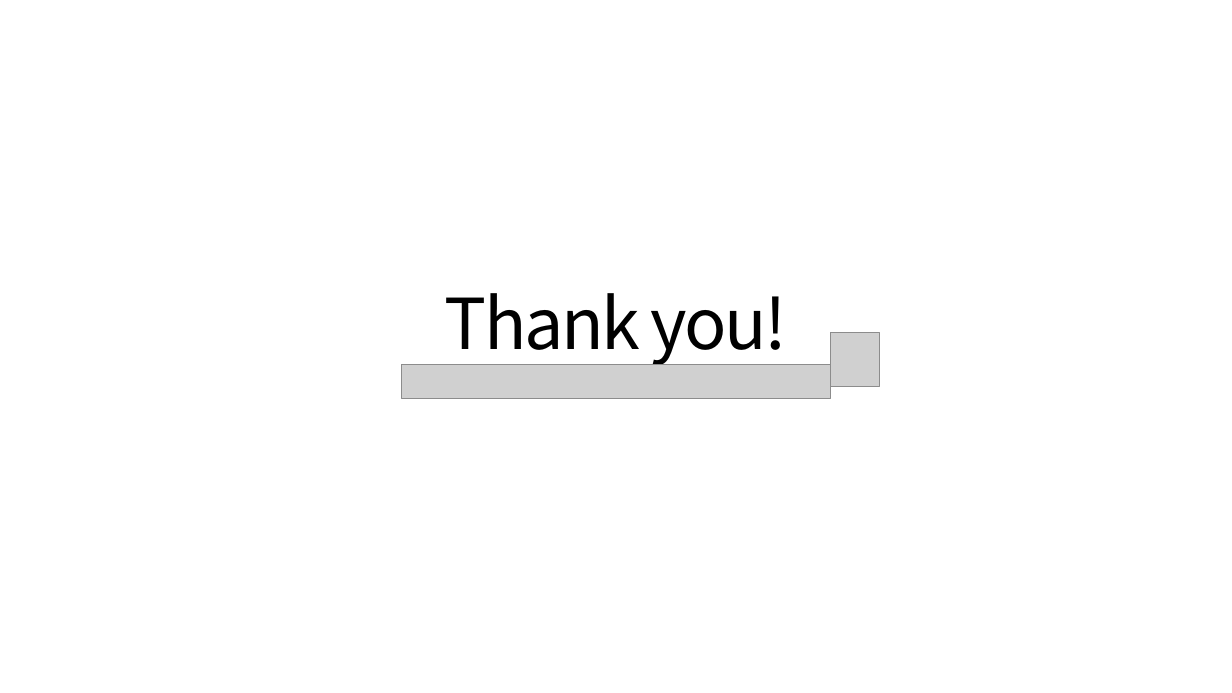
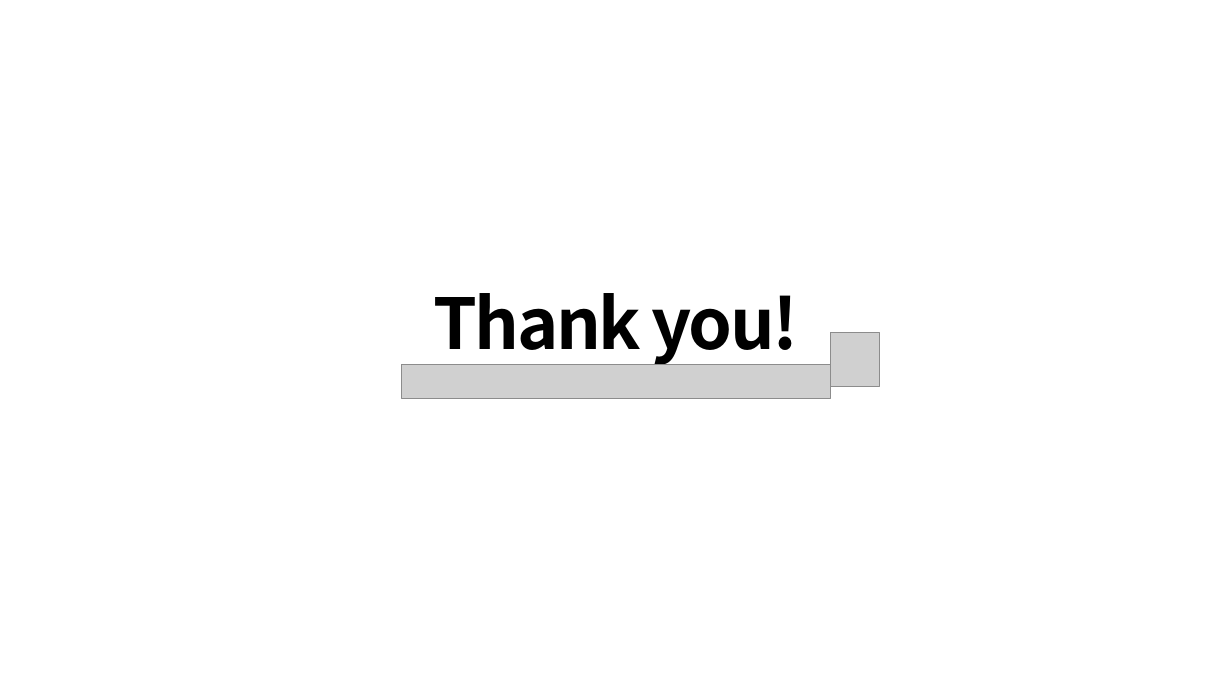
Before and after one commit to Hwan0808/Capstone_Project, a slide deck: slide 11 of 종합프로젝트설계_발표자료.pptx. Drawn at 1232x693 pixels with LibreOffice and Linux fonts; fonts in the diff are those of the drawing; grey boxes stand for pictures. Boxes give left, top, right and bottom in pixels: in the first picture for what was removed or moved away, otherwise in the second. Text is boxed around its words. In the diff, an @@ line names an element or a change of style, - is before the commit and + after.

```diff
--- a/종합프로젝트설계_발표자료.pptx
+++ b/종합프로젝트설계_발표자료.pptx
@@ text "Thank you!" at box(434, 293, 798, 367): bold on @@
```
Also in this commit, not shown: 5 other slides changed.
